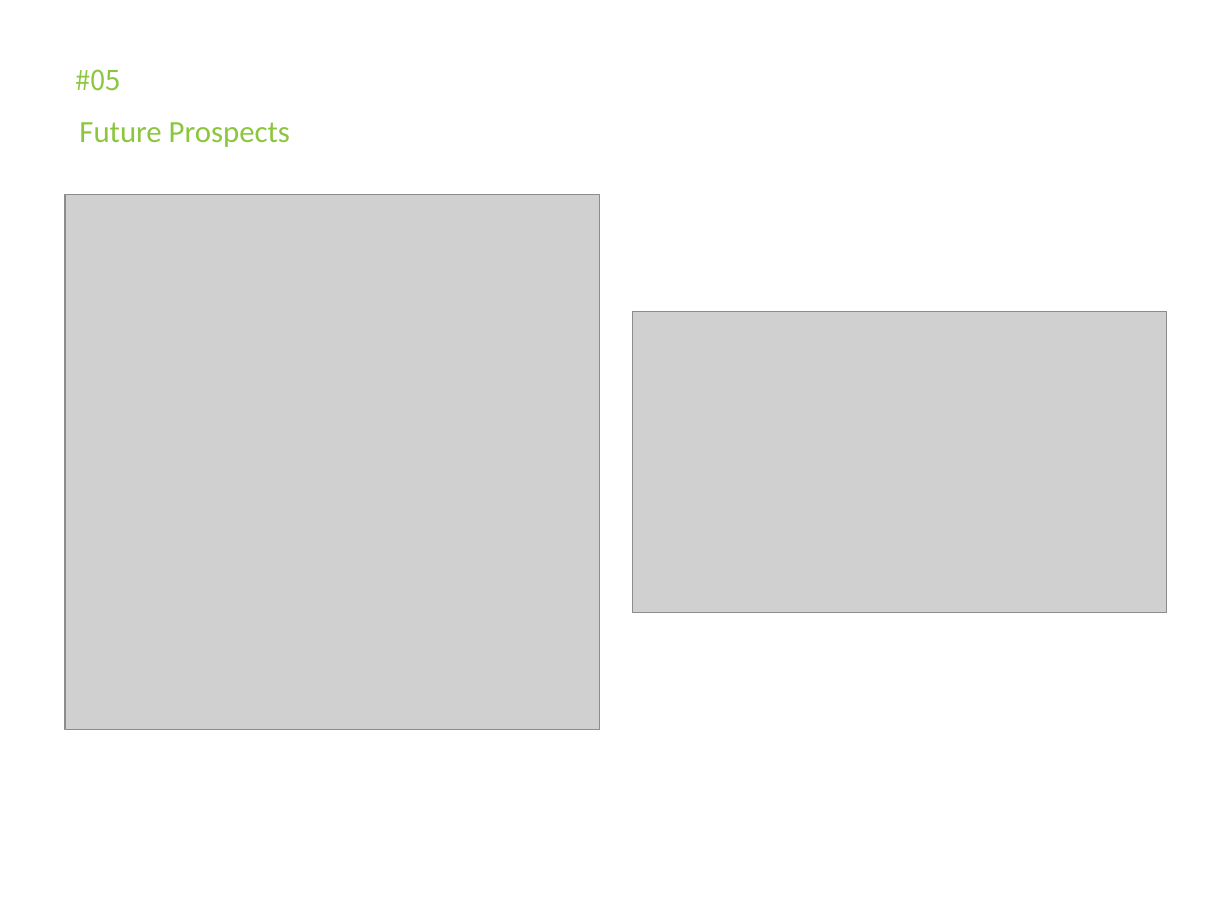
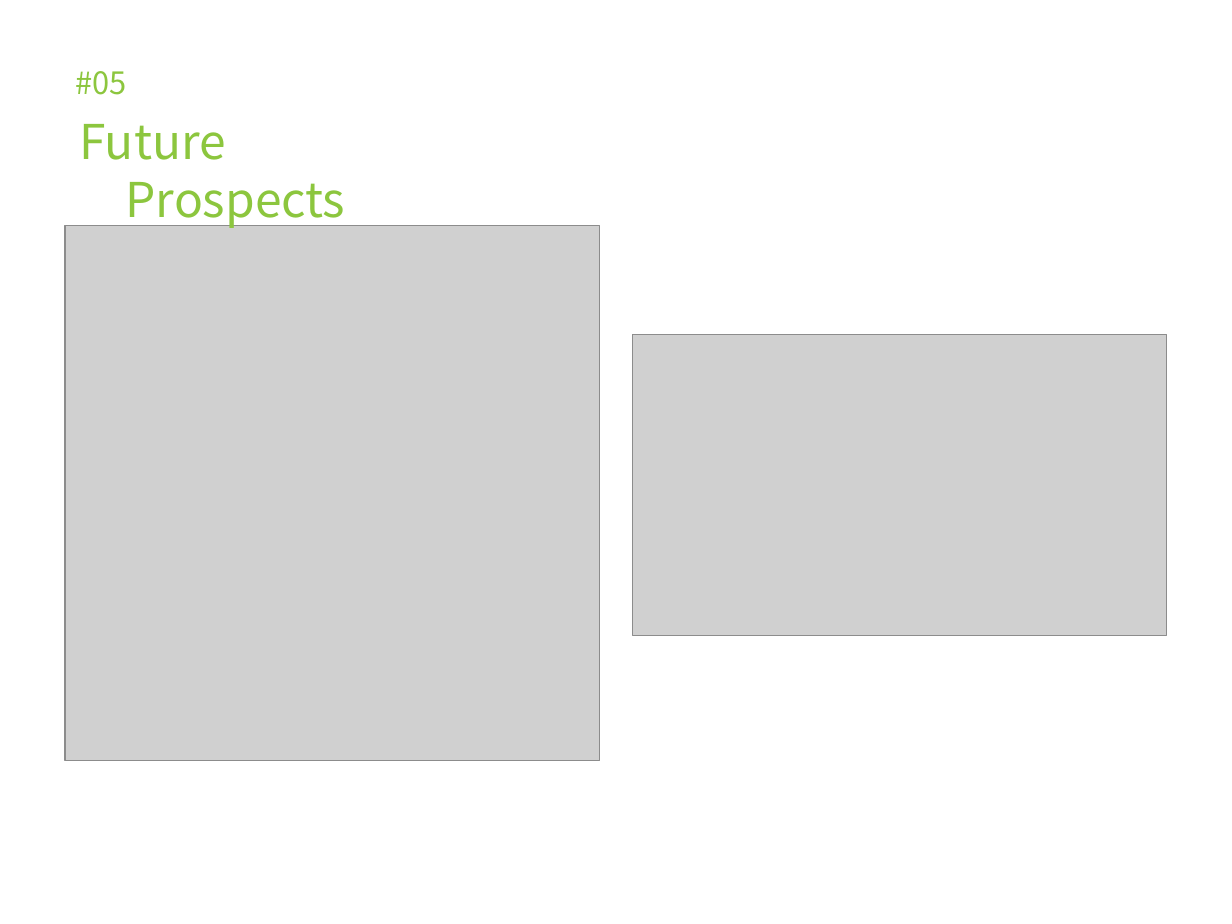
Before and after one commit to headring/Sleeptionary, a slide deck: slide 20 of Meeting log/최종발표(K).pptx. Drawn at 1232x924 pixels with LibreOffice and Linux fonts; fonts in the diff are those of the drawing; grey boxes stand for pictures. Boxes give left, top, right and bottom in pixels: in the first picture for what was removed or moved away, otherwise in the second. Text is boxed around its words. In the diff, an @@ line names an element or a change of style, - is before the commit and + after.

```diff
--- a/Meeting log/최종발표(K).pptx
+++ b/Meeting log/최종발표(K).pptx
@@ text "#05" at [75,71,126,95]: size 16 to 18 pt, font Noto Sans CJK SC to Noto Sans CJK KR @@
@@ text "Future Prospects" at [79,124,346,229]: size 18 to 28 pt, font Calibri to Noto Sans CJK KR @@
@@ picture: place and size @@
-picture at [65,195,600,729]
+picture at [65,225,600,760]
@@ picture: place and size @@
-picture at [632,312,1167,612]
+picture at [632,334,1167,634]
```
Also in this commit, not shown: 13 other slides changed.
